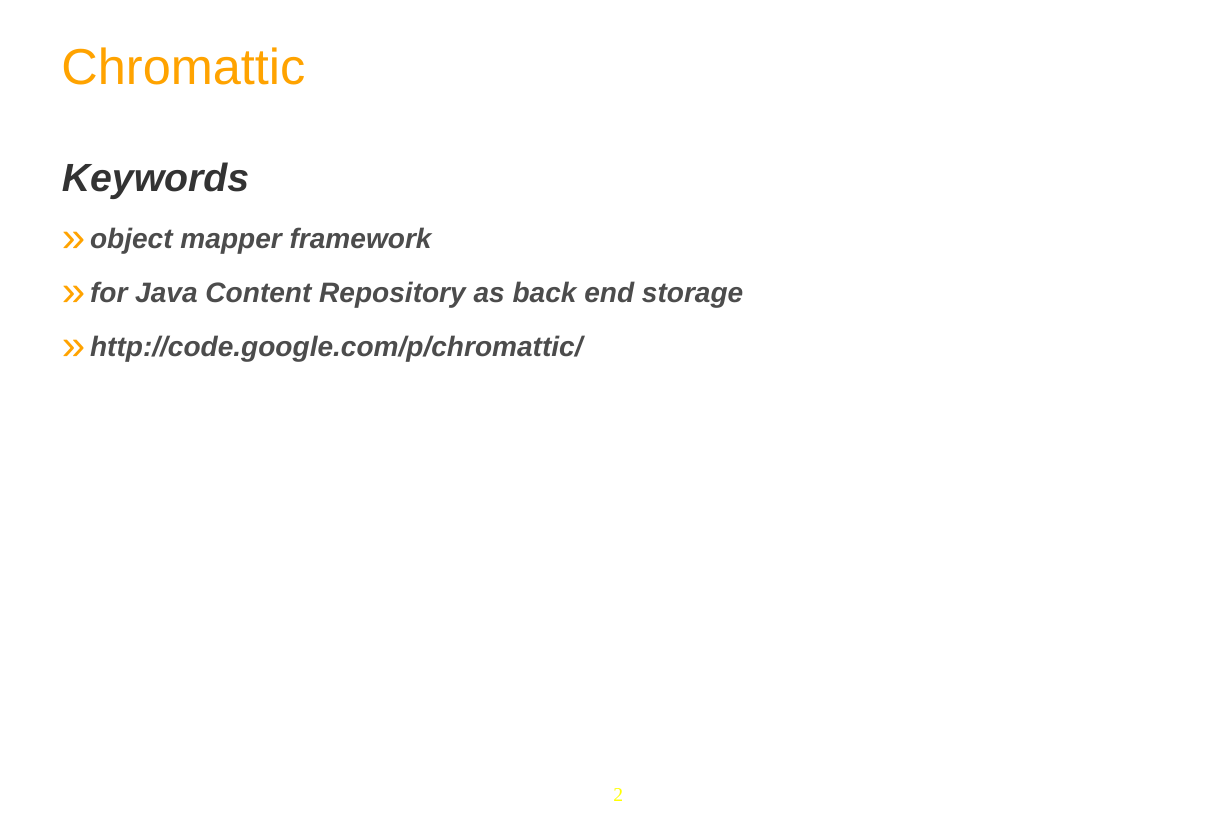
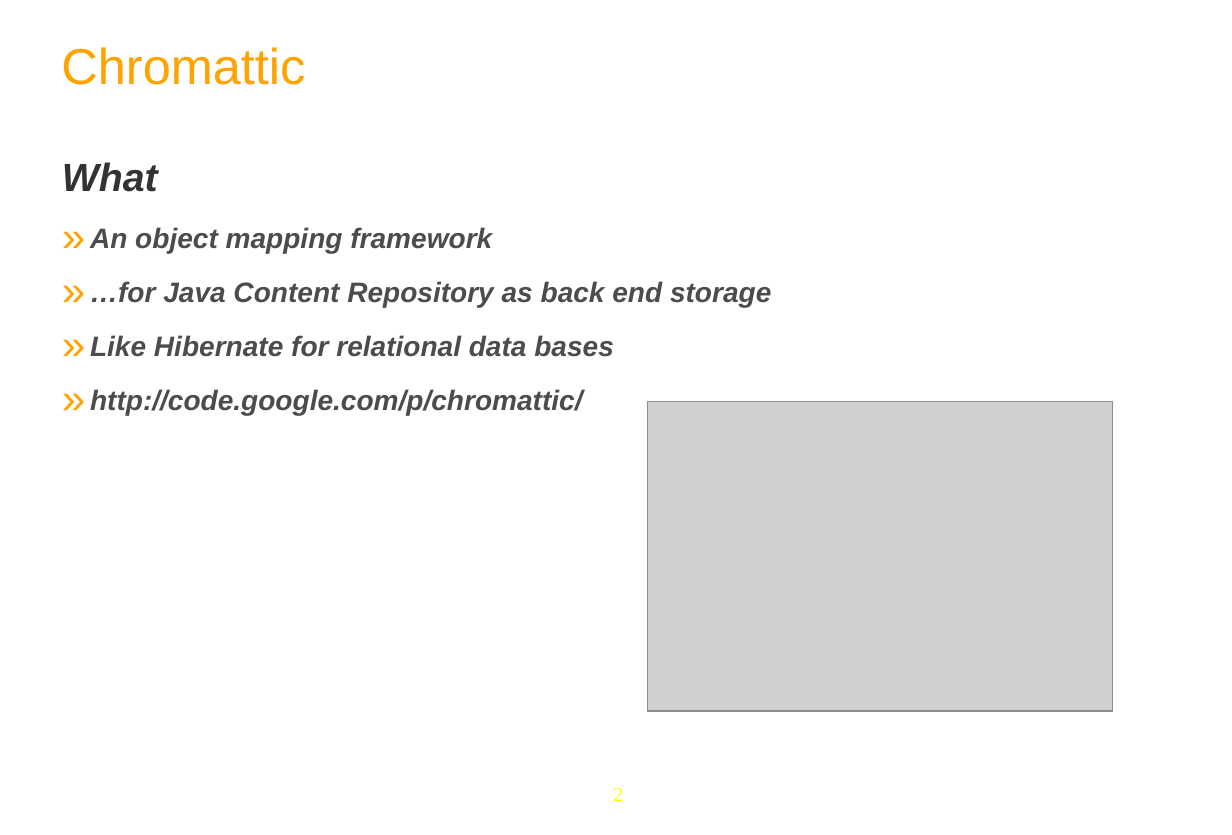
Before and after one commit to anhvurz90/training, a slide deck: slide 2 of slides/exo-developer/en/370-Chromattic-XDev-en.pptx. Drawn at 1232x835 pixels with LibreOffice and Linux fonts; fonts in the diff are those of the drawing; grey boxes stand for pictures; background and template pictures are left out. Boxes give left, top, right and bottom in pixels: in the first picture for what was removed or moved away, otherwise in the second. Text is boxed around its words. In the diff, an @@ line names an element or a change of style, - is before the commit and + after.

```diff
--- a/slides/exo-developer/en/370-Chromattic-XDev-en.pptx
+++ b/slides/exo-developer/en/370-Chromattic-XDev-en.pptx
@@ text at bbox=[62, 162, 771, 357]: text changed @@
-Keywords
-» object mapper framework
-» for Java Content Repository as back end storage
+What
+» An object mapping framework
+» …for Java Content Repository as back end storage
+» Like Hibernate for relational data bases
@@ picture added at bbox=[647, 402, 1113, 711] @@
```
Also in this commit, not shown: 4 other slides changed, 11 slides added, 6 slides removed.
